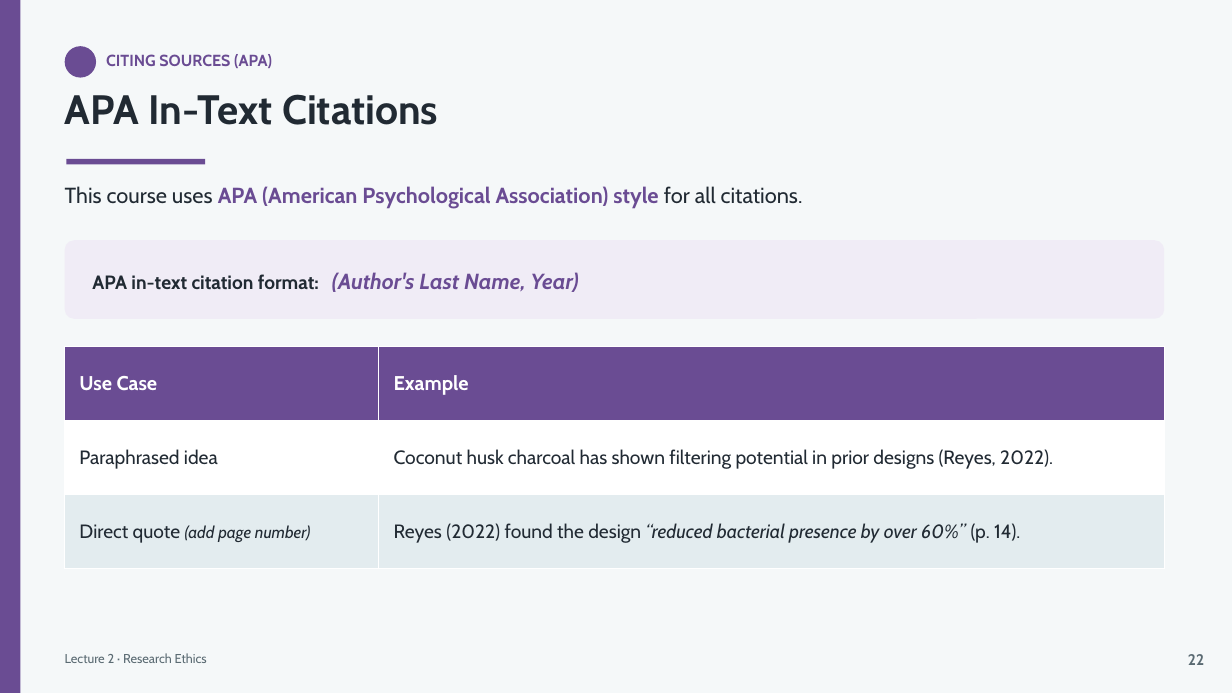
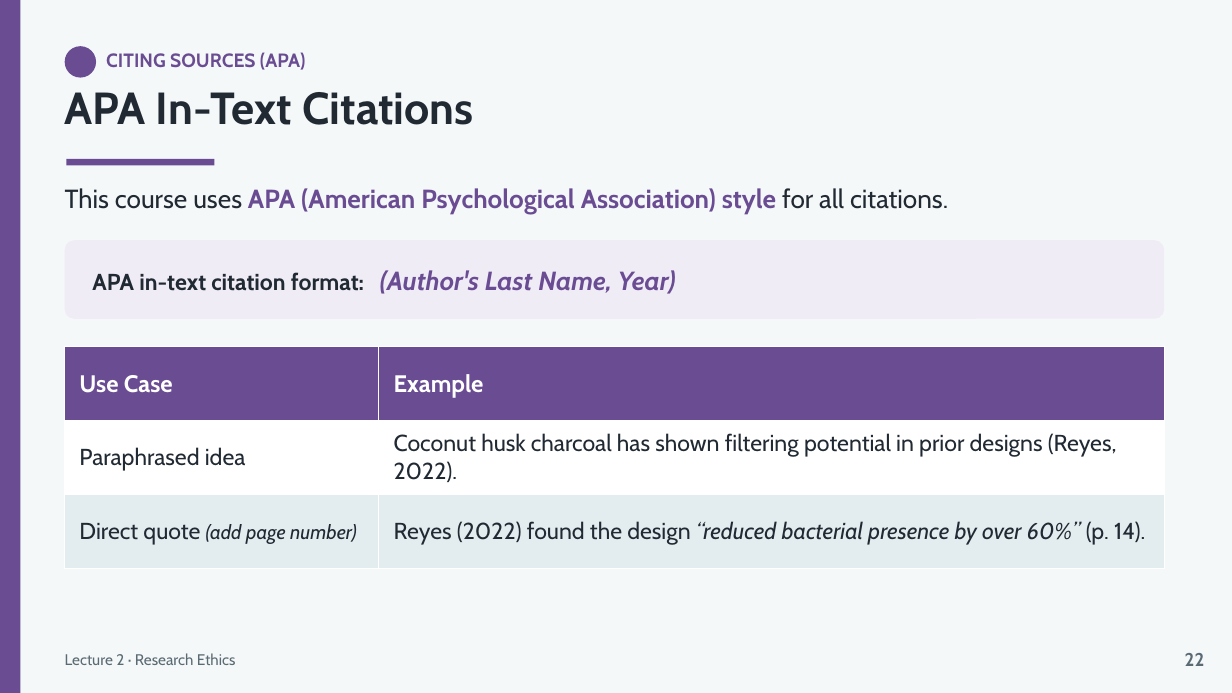
Before and after one commit to lestojas/physics, a slide deck: slide 24 of Lecture2-Research-Ethics.pptx. Drawn at 1232x693 pixels with LibreOffice and Linux fonts; fonts in the diff are those of the drawing. Boxes give left, top, right and bottom in pixels: in the first picture for what was removed or moved away, otherwise in the second. Text is boxed around its words. In the diff, an @@ line names an element or a change of style, - is before the commit and + after.

```diff
--- a/Lecture2-Research-Ethics.pptx
+++ b/Lecture2-Research-Ethics.pptx
@@ text "CITING SOURCES (APA)" at <box>106,52,305,70</box>: size 12.5 to 15 pt @@
@@ text "APA In-Text Citations" at <box>65,92,473,125</box>: size 32 to 35 pt @@
@@ rectangle: place and size @@
-rectangle at <box>67,159,205,165</box>
+rectangle at <box>67,159,214,165</box>
@@ text "This course uses APA (American ..." at <box>65,188,948,214</box>: size 17 to 20.4 pt @@
@@ text "APA in-text citation format: (Author's ..." at <box>92,270,676,294</box>: size 15 to 18 pt in "APA in-text citation format:"; size 17 to 20.4 pt in "(Author's Last Name, Year)" @@
@@ table at <box>65,347,1165,568</box> @@
@@ size 15.5 to 18.6 pt in "Use Case", "Example" @@
@@ size 15 to 18 pt in "Paraphrased idea", "Coconut husk charcoal has shown filtering potential ...", "Direct quote", "Reyes (2022) found the design “reduced bacterial ..." @@
@@ size 13 to 15.6 pt in "(add page number)" @@
@@ text "Lecture 2 · Research Ethics" at <box>65,653,235,665</box>: size 10 to 12 pt @@
@@ text "22" at <box>1185,653,1205,666</box>: size 12 to 14.4 pt @@
```
Also in this commit, not shown: 29 other slides changed, 1 other file.
